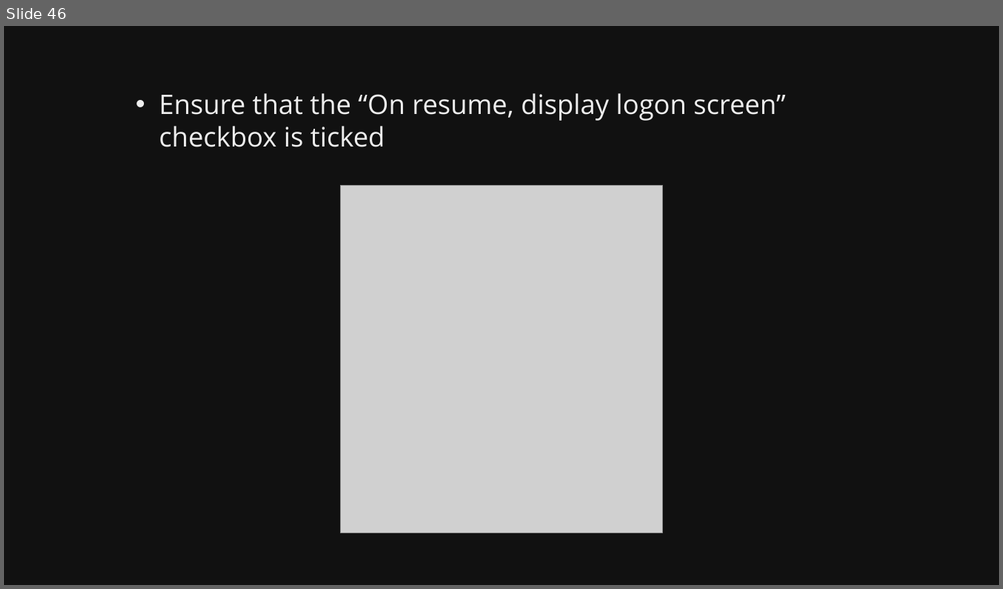
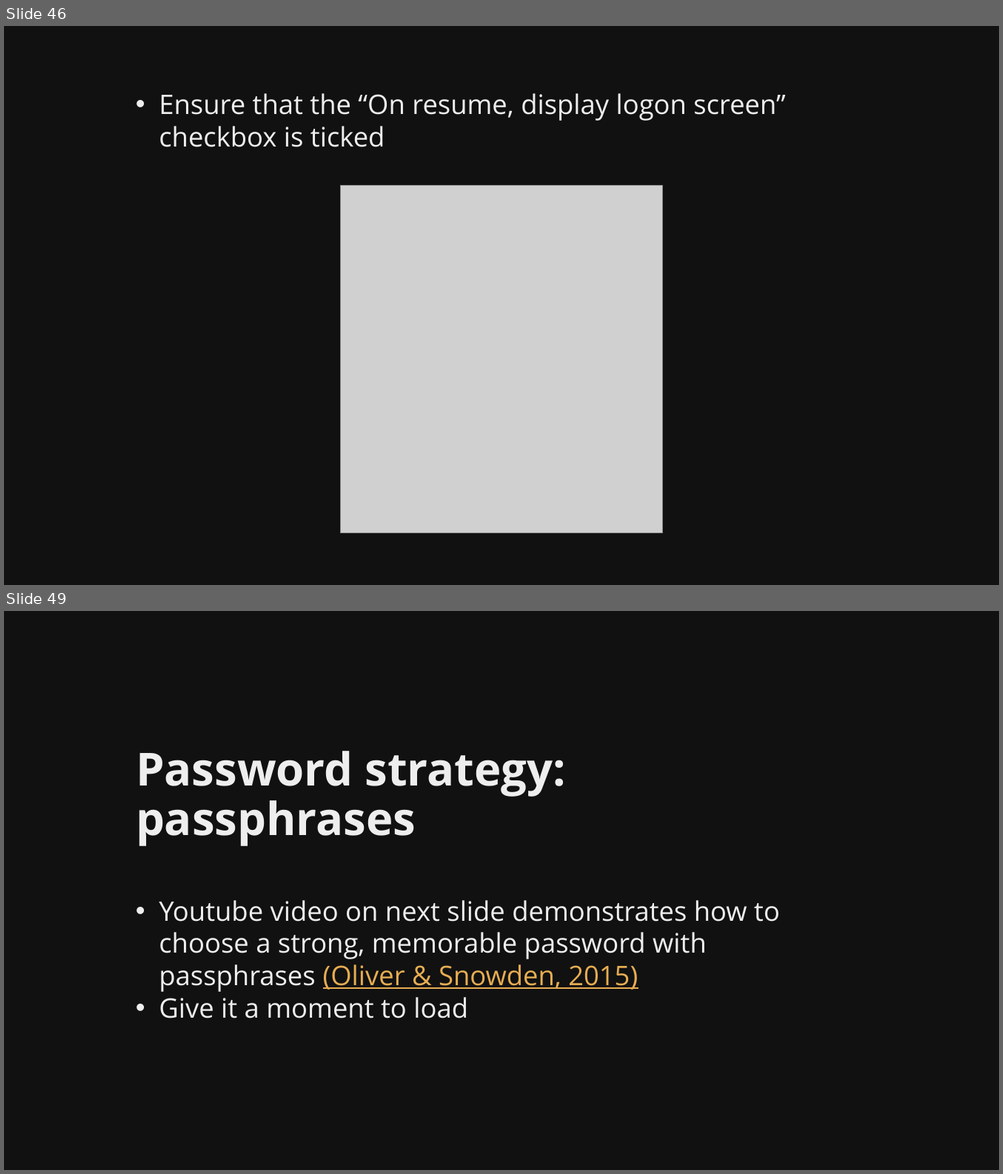
Before and after one commit to martymcflywa/ecu, a slide deck: year_1/sem_2/CSI1101_computer_security/0b_assignment_2_[22MAY15_0900]/dev/CSI1101_PONCE_A2_v01.pptx. Shown one above the other, each under a label of ours: slide 46 before the commit, slides 46 and 49 after it; the slides between them are not shown. The pictures are 1003x589 and 1003x1174 pixels, drawn with LibreOffice and Linux fonts; fonts in the diff are those of the drawing; grey boxes stand for pictures. Boxes give left, top, right and bottom in pixels: in the first picture for what was removed or moved away, otherwise in the second. Text is boxed around its words. In the diff, an @@ line names an element or a change of style, - is before the commit and + after.

Commit message:
CSI1101 A2: finished passwords, user privileges

```diff
--- a/year_1/sem_2/CSI1101_computer_security/0b_assignment_2_[22MAY15_0900]/dev/CSI1101_PONCE_A2_v01.pptx
+++ b/year_1/sem_2/CSI1101_computer_security/0b_assignment_2_[22MAY15_0900]/dev/CSI1101_PONCE_A2_v01.pptx
@@ slide 49 added at (x1=4, y1=611, x2=999, y2=1170), background #111111 @@
@@ title added at (x1=136, y1=751, x2=566, y2=846), 44 pt, text #EEEEEE, bold @@
+Password strategy:
+passphrases
@@ text added at (x1=159, y1=900, x2=780, y2=1019), 26 pt, text #EEEEEE @@
+• Youtube video on next slide demonstrates how to choose a strong, memorable password with passphrases (Oliver & Snowden, 2015)
+• Give it a moment to load
```
Also in this commit, not shown: 3 slides changed, 11 other slides added, 6 other files.
